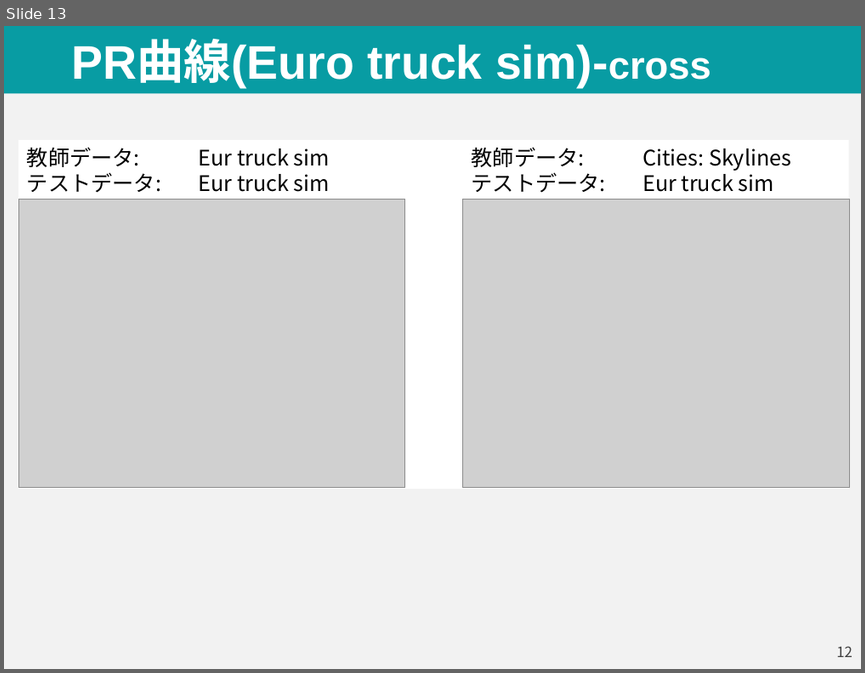
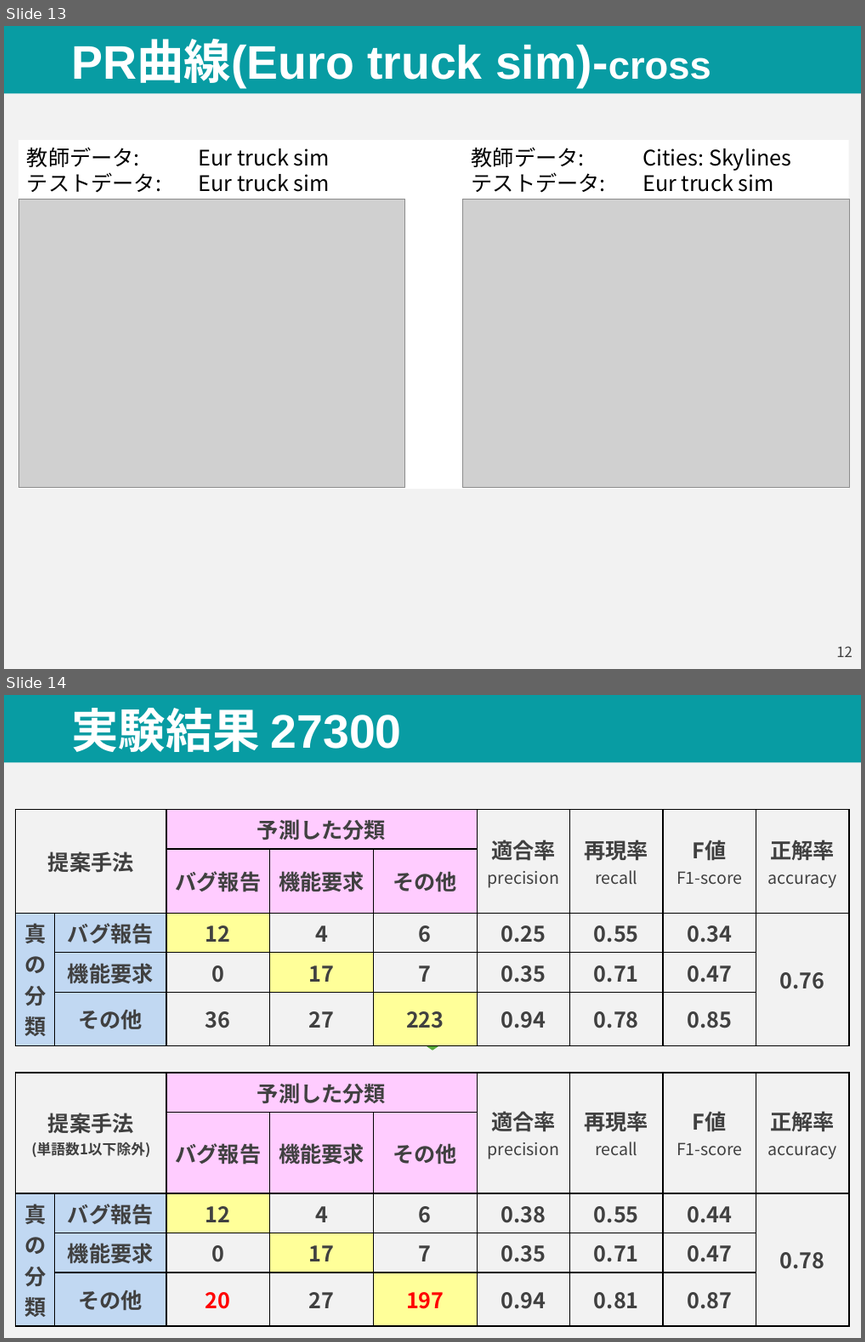
Before and after one commit to parthenos0908/steam_review, a slide deck: Presen/素材.pptx. Shown one above the other, each under a label of ours: slide 13 before the commit, slides 13 and 14 after it. The pictures are 865x673 and 865x1342 pixels, drawn with LibreOffice and Linux fonts; fonts in the diff are those of the drawing; grey boxes stand for pictures. Boxes give left, top, right and bottom in pixels: in the first picture for what was removed or moved away, otherwise in the second. Text is boxed around its words. In the diff, an @@ line names an element or a change of style, - is before the commit and + after.

```diff
--- a/Presen/素材.pptx
+++ b/Presen/素材.pptx
@@ slide 14 added at <box>4,695,861,1338</box>, background #F2F2F2; not listed: 1 template element that a slide beside it also shows @@
@@ title added at <box>71,708,402,752</box>, 39.6 pt, text #FFFFFF, bold @@
+実験結果 27300
@@ rectangle added at <box>4,799,861,1251</box>, fill #F2F2F2 @@
@@ table added at <box>16,809,851,1039</box>, 5 rows, 9 columns @@
+提案手法 |  | 予測した分類 |  |  | 適合率 / precision | 再現率 / recall | F値 / F1-score | 正解率 / accuracy
+ |  | バグ報告 | 機能要求 | その他 |  |  |  | 
+真の分類 | バグ報告 | 12 | 4 | 6 | 0.25 | 0.55 | 0.34 | 0.76
+ | 機能要求 | 0 | 17 | 7 | 0.35 | 0.71 | 0.47 | 
+ | その他 | 36 | 27 | 223 | 0.94 | 0.78 | 0.85 | 
@@ down arrow added at <box>398,1003,466,1049</box>, fill #55A839 @@
@@ table added at <box>16,1072,851,1320</box>, 5 rows, 9 columns @@
+提案手法 (単語数1以下除外) |  | 予測した分類 |  |  | 適合率 / precision | 再現率 / recall | F値 / F1-score | 正解率 / accuracy
+ |  | バグ報告 | 機能要求 | その他 |  |  |  | 
+真の分類 | バグ報告 | 12 | 4 | 6 | 0.38 | 0.55 | 0.44 | 0.78
+ | 機能要求 | 0 | 17 | 7 | 0.35 | 0.71 | 0.47 | 
+ | その他 | 20 | 27 | 197 | 0.94 | 0.81 | 0.87 | 
```
Also in this commit, not shown: 41 other files.
